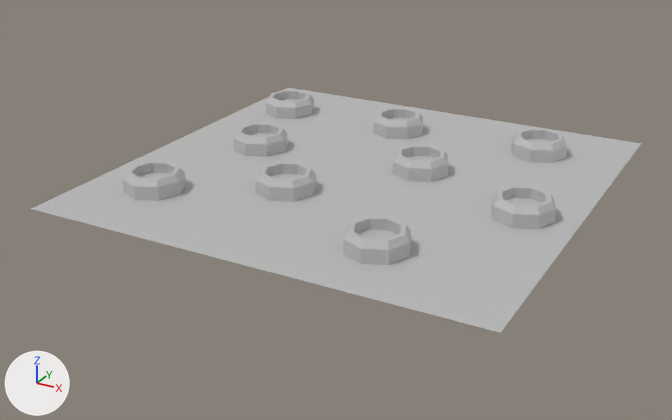
Before and after pictures for a commit that changed the FBX model Project/RogueLike-SmoothBrain/Assets/SampleSceneAssets/Art/Meshs/Dungeon_Room/Room/Traps/Spikes/MESH_SpikesPlate.fbx.
One viewpoint serves both versions: a camera (50 mm lens) standing at (0.0176, -0.0344, 0.0152) and looking at (-0.0006, -0.0013, -0.0014). Lighting does not change. The marker at lower left points along +X, +Y and +Z. Where no turn or scale is listed for an object, it has been applied to the vertices.

In view in the first picture: 'MESH_SpikesPlate'.
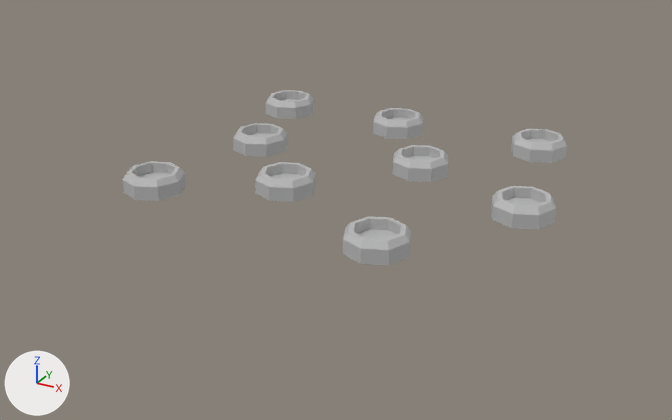
Where the newer file only moved an object's origin or applied its transform, the numbers keep the older frame.

Location of each change, [x1, y1, x2, y2] in pixels of the pictures (672 x 420 px):
'MESH_SpikesPlate', reshaped (27% narrower, 28% shorter)
    before: [31, 88, 641, 333]
    after: [122, 90, 567, 265]
part 1 of me_mesh, deleted
    before: [31, 88, 641, 333]

Patch to the scene script:
```diff
--- a/Project/RogueLike-SmoothBrain/Assets/SampleSceneAssets/Art/Meshs/Dungeon_Room/Room/Traps/Spikes/MESH_SpikesPlate.fbx.py
+++ b/Project/RogueLike-SmoothBrain/Assets/SampleSceneAssets/Art/Meshs/Dungeon_Room/Room/Traps/Spikes/MESH_SpikesPlate.fbx.py
@@ me_mesh @@
 me_mesh.from_pydata(...)  # 373 vertices, 361 faces; spans x -0.01..0.01, y -0.01..0.01, z 0.0..0.0009
 # used by ob_mesh_spikesplate; location = (0.0, 0.0, 0.0)
+# me_mesh part 1: the loose piece of 4 vertices spanning x -0.01..0.01, y -0.01..0.01, z 0.0 is deleted
 me_mesh.materials.append(mat_mat_spikesplate)
```
